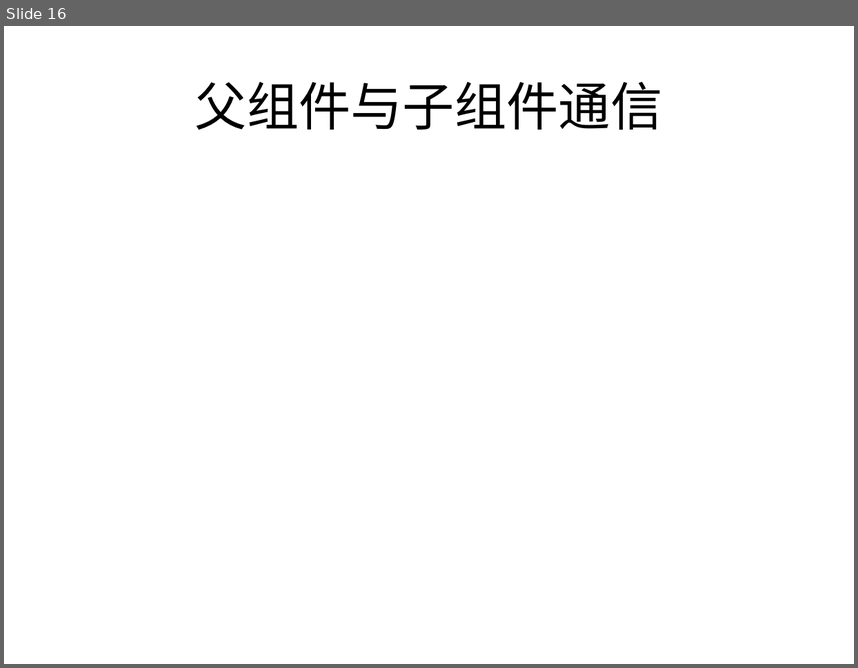
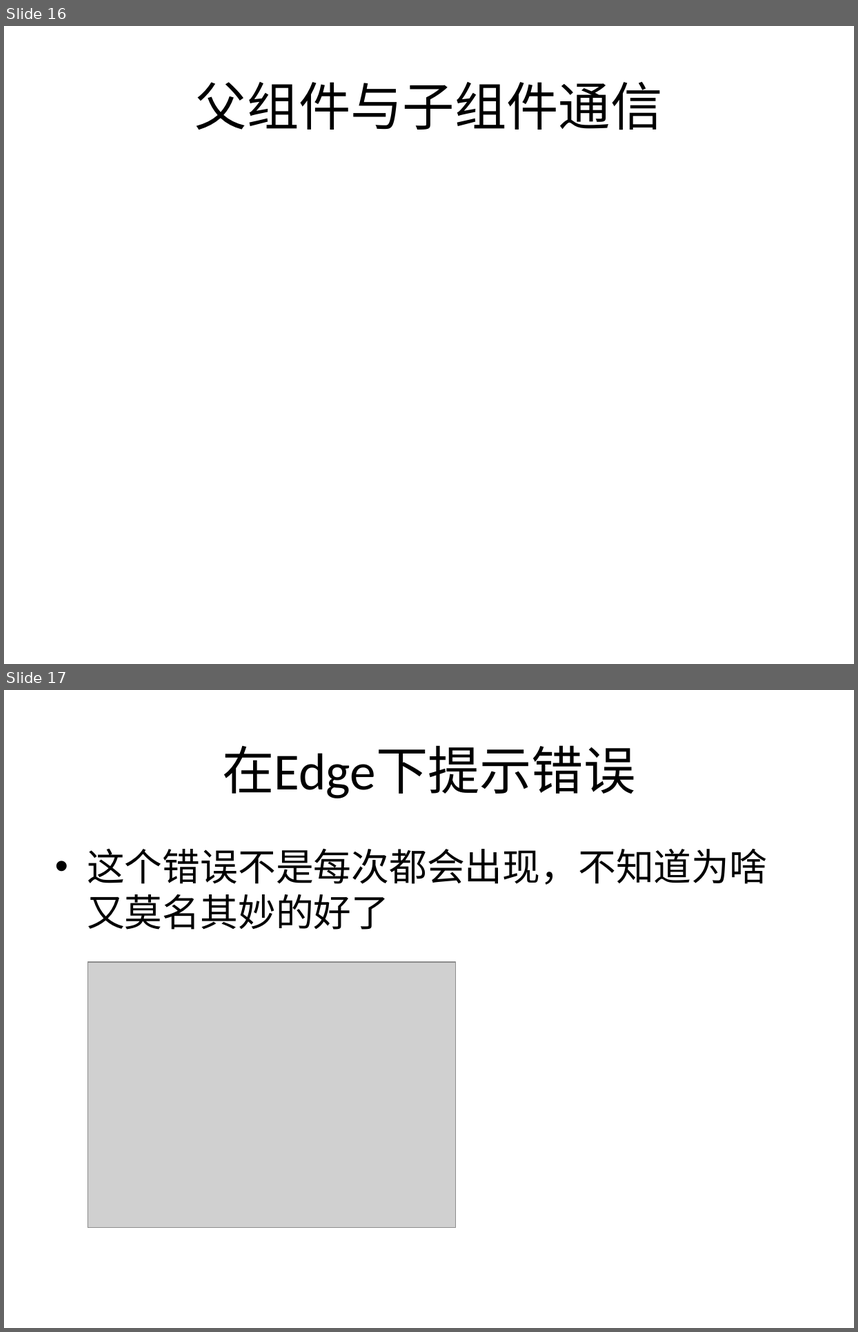
Before and after one commit to jasonLiu001/ng-study-ppt-files, a slide deck: files/Angular2.pptx. Shown one above the other, each under a label of ours: slide 16 before the commit, slides 16 and 17 after it. The pictures are 858x668 and 858x1332 pixels, drawn with LibreOffice and Linux fonts; fonts in the diff are those of the drawing; grey boxes stand for pictures. Boxes give left, top, right and bottom in pixels: in the first picture for what was removed or moved away, otherwise in the second. Text is boxed around its words. In the diff, an @@ line names an element or a change of style, - is before the commit and + after.

Commit message:
modify the pages.

```diff
--- a/files/Angular2.pptx
+++ b/files/Angular2.pptx
@@ slide 17 added at <box>4,690,854,1328</box>, background #FFFFFF @@
@@ title added at <box>222,745,635,798</box>, 44 pt, text #000000 @@
+在Edge下提示错误
@@ text added at <box>87,848,767,929</box>, 32 pt, text #000000 @@
+• 这个错误不是每次都会出现，不知道为啥又莫名其妙的好了
@@ picture added at <box>87,962,455,1228</box> @@
```
Also in this commit, not shown: 15 other slides changed.
